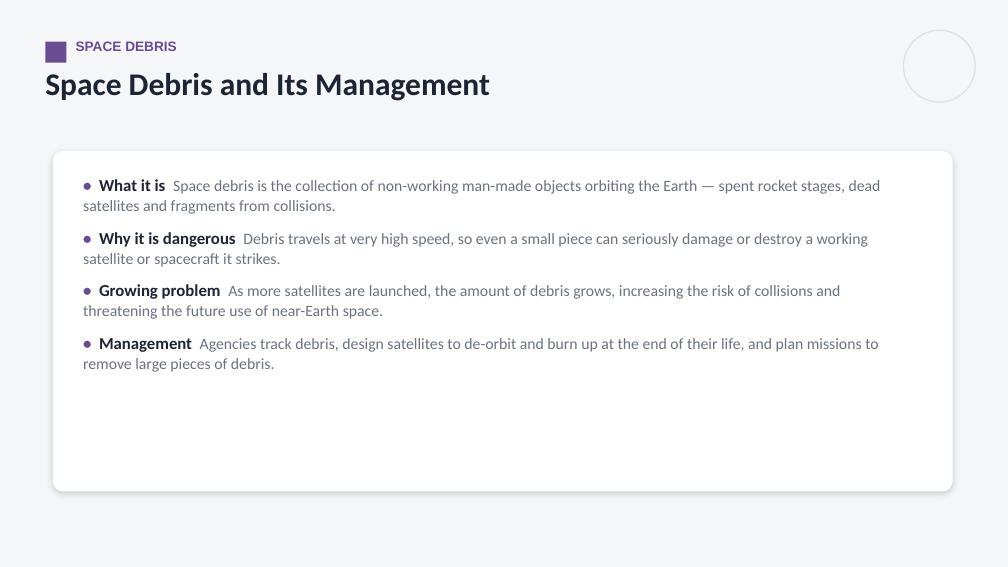
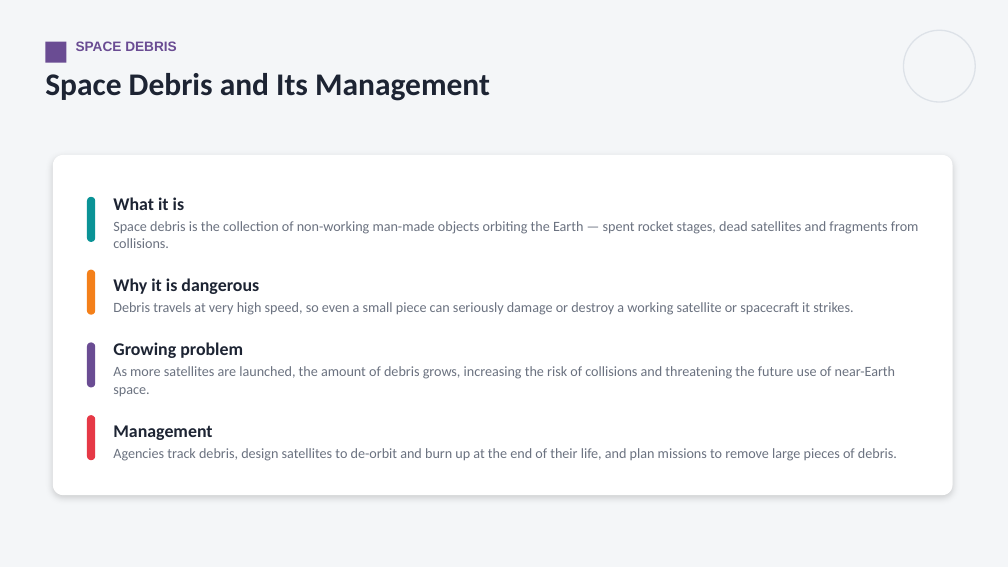
Before and after one commit to parmeshwars2911/MyFirstAR, a slide deck: slide 19 of ppt/MH_Grade10/MH10_S71_Space_Missions.pptx. Drawn at 1008x567 pixels with LibreOffice and Linux fonts; fonts in the diff are those of the drawing. Boxes give left, top, right and bottom in pixels: in the first picture for what was removed or moved away, otherwise in the second. Text is boxed around its words. In the diff, an @@ line names an element or a change of style, - is before the commit and + after.

```diff
--- a/ppt/MH_Grade10/MH10_S71_Space_Missions.pptx
+++ b/ppt/MH_Grade10/MH10_S71_Space_Missions.pptx
@@ rounded rectangle moved from (x1=53, y1=151, x2=953, y2=492) to (x1=53, y1=155, x2=953, y2=495) @@
@@ rounded rectangle added at (x1=87, y1=197, x2=95, y2=242), fill #0A9396 @@
@@ text added at (x1=113, y1=197, x2=919, y2=248), 13.5 pt, text #6B7280 @@
+What it is
+Space debris is the collection of non-working man-made objects orbiting the Earth — spent rocket stages, dead satellites and fragments from collisions.
@@ text "Why it is dangerous" at (x1=113, y1=278, x2=853, y2=315): vertical alignment top to middle @@
@@ rounded rectangle added at (x1=87, y1=270, x2=95, y2=315), fill #F4801A @@
@@ text at (x1=113, y1=278, x2=853, y2=315): text changed; size 15 to 13.5 pt @@
-• What it is Space debris is the collection of non-working man-made objects orbiting the Earth — spent rocket stages, dead satellites and fragments from collisions.
-• Why it is dangerous Debris travels at very high speed, so even a small piece can seriously damage or destroy a working satellite or spacecraft it strikes.
-• Growing problem As more satellites are launched, the amount of debris grows, increasing the risk of collisions and threatening the future use of near-Earth space.
-• Management Agencies track debris, design satellites to de-orbit and burn up at the end of their life, and plan missions to remove large pieces of debris.
+Why it is dangerous
+Debris travels at very high speed, so even a small piece can seriously damage or destroy a working satellite or spacecraft it strikes.
@@ rounded rectangle added at (x1=87, y1=343, x2=95, y2=388), fill #6A4C93 @@
@@ text added at (x1=113, y1=342, x2=895, y2=396), 13.5 pt, text #6B7280 @@
+Growing problem
+As more satellites are launched, the amount of debris grows, increasing the risk of collisions and threatening the future use of near-Earth space.
@@ rounded rectangle added at (x1=87, y1=415, x2=95, y2=461), fill #E63946 @@
@@ text added at (x1=113, y1=425, x2=897, y2=461), 13.5 pt, text #6B7280 @@
+Management
+Agencies track debris, design satellites to de-orbit and burn up at the end of their life, and plan missions to remove large pieces of debris.
```
Also in this commit, not shown: 2 other slides changed, 12 other files.
